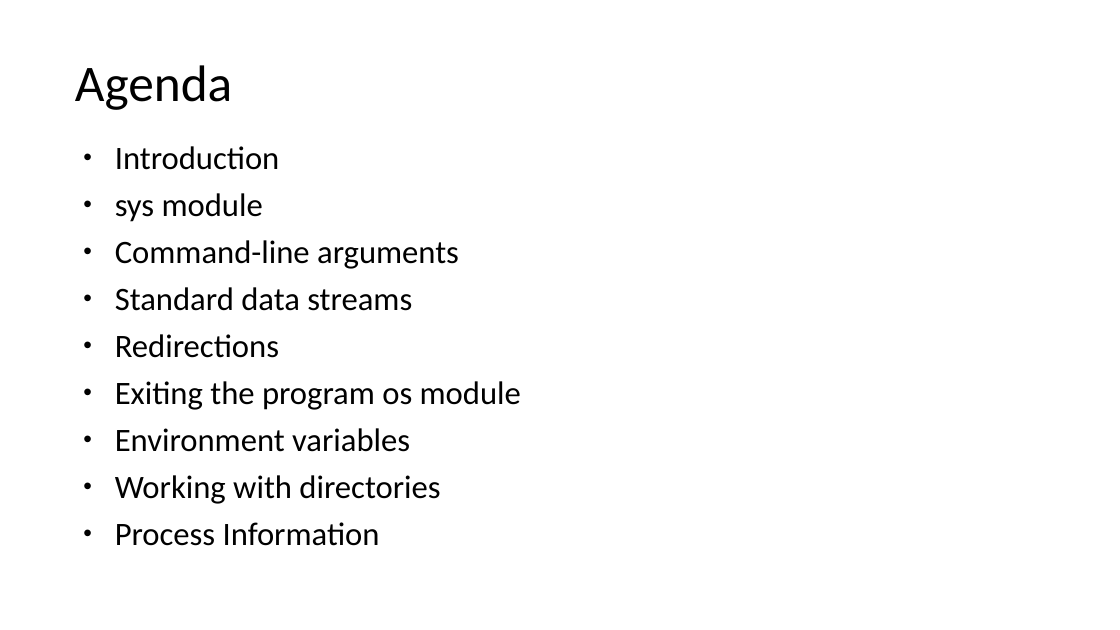
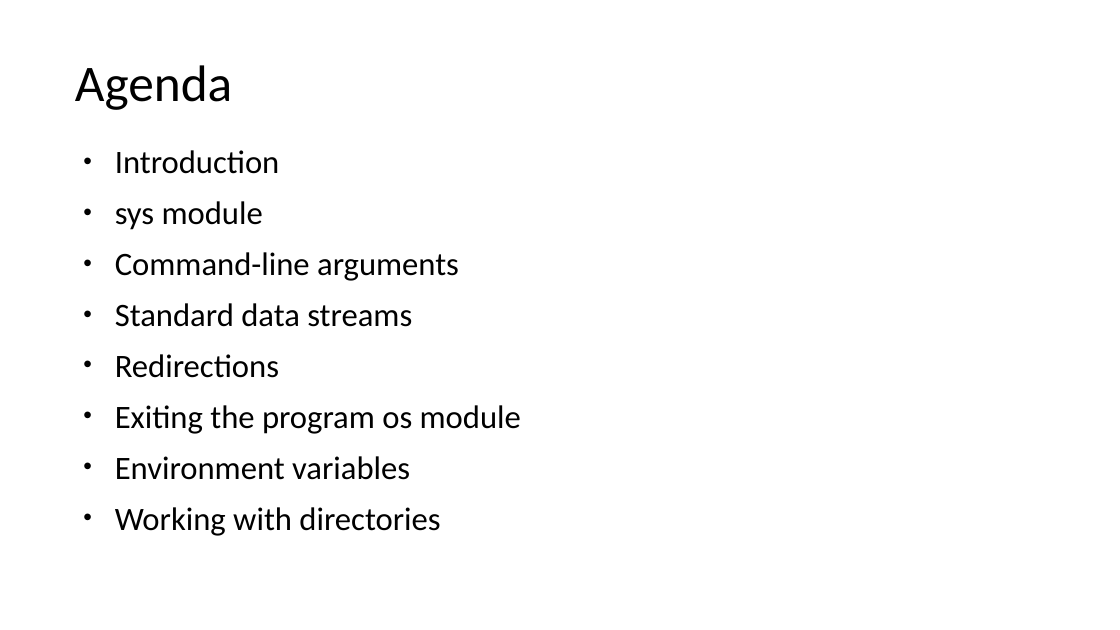
Before and after one commit to Spax04/PythonCourse, a slide deck: slide 2 of adv_new/Module 02 - Working with environment.pptx. Drawn at 1120x630 pixels with LibreOffice and Linux fonts; fonts in the diff are those of the drawing. Boxes give left, top, right and bottom in pixels: in the first picture for what was removed or moved away, otherwise in the second. Text is boxed around its words. In the diff, an @@ line names an element or a change of style, - is before the commit and + after.

Commit message:
added module 10

```diff
--- a/adv_new/Module 02 - Working with environment.pptx
+++ b/adv_new/Module 02 - Working with environment.pptx
@@ text "Introduction" at bbox=[115, 150, 521, 536]: line spacing 0.9 to 1 @@
@@ text at bbox=[115, 522, 380, 546]: paragraph removed @@
-• Process Information
```
Also in this commit, not shown: 3 other files.
